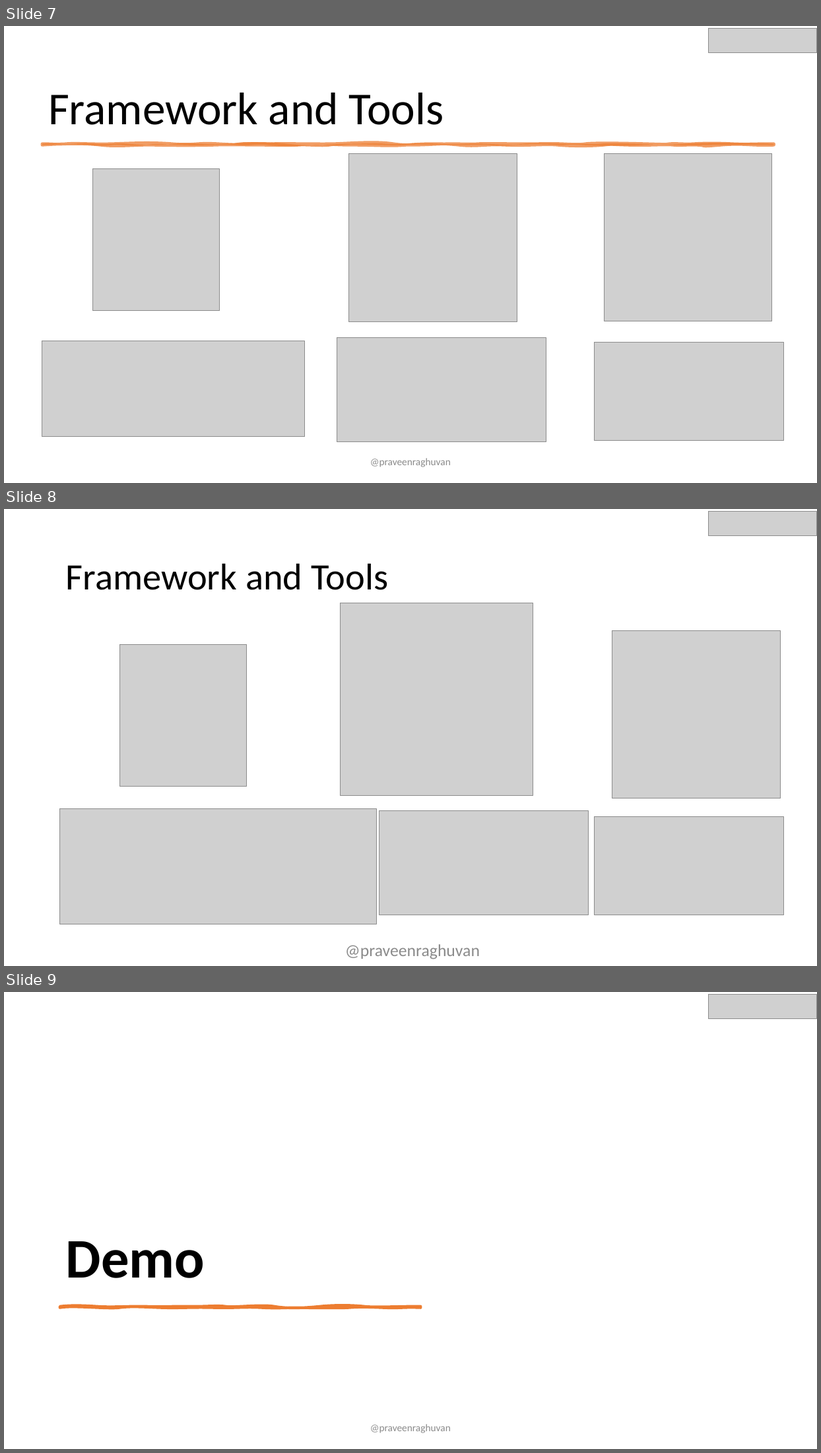
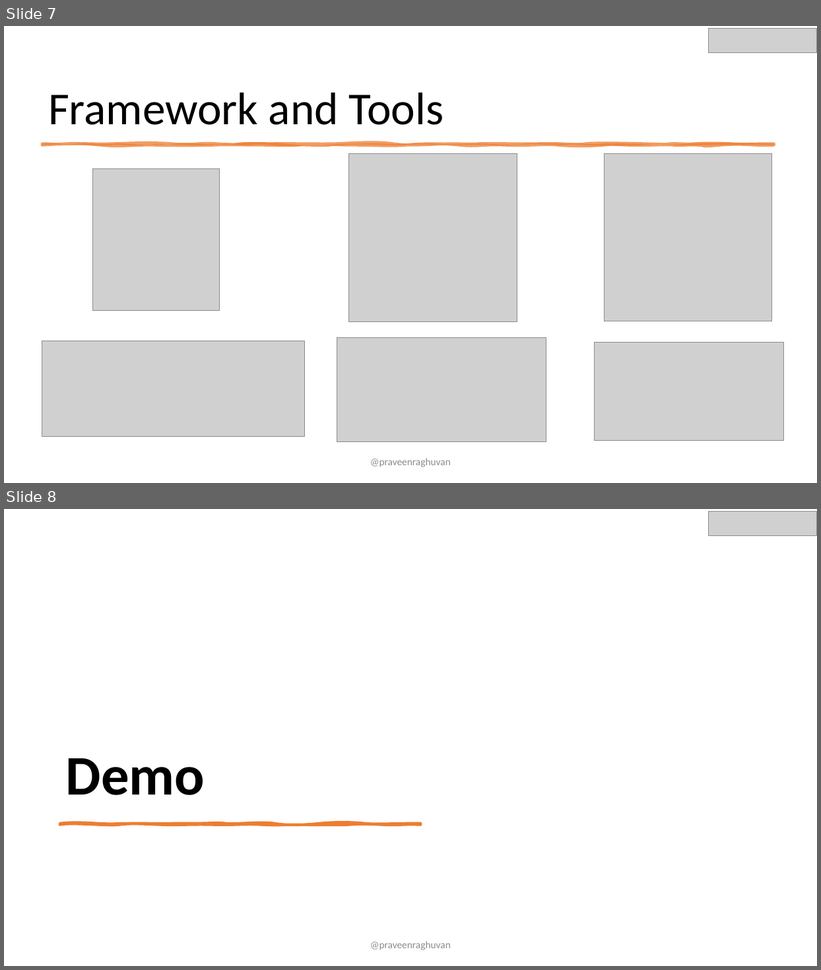
Before and after one commit to praveenraghuvanshi/tech-sessions, a slide deck: 11052024-Sound-Classification-ML.Net-dotnetblr/SoundClassification-dotnetblr.pptx. Shown one above the other, each under a label of ours: slides 7, 8 and 9 before the commit, slides 7 and 8 after it. The pictures are 821x1453 and 821x970 pixels, drawn with LibreOffice and Linux fonts; fonts in the diff are those of the drawing; grey boxes stand for pictures. Boxes give left, top, right and bottom in pixels: in the first picture for what was removed or moved away, otherwise in the second. Text is boxed around its words. In the diff, an @@ line names an element or a change of style, - is before the commit and + after.

```diff
--- a/11052024-Sound-Classification-ML.Net-dotnetblr/SoundClassification-dotnetblr.pptx
+++ b/11052024-Sound-Classification-ML.Net-dotnetblr/SoundClassification-dotnetblr.pptx
@@ slide 8 removed at bbox=[4, 509, 817, 966], background #FFFFFF @@
@@ picture removed at bbox=[708, 512, 817, 536] @@
@@ title removed at bbox=[66, 563, 388, 590] @@
-Framework and Tools
@@ picture removed at bbox=[340, 603, 533, 795] @@
@@ picture removed at bbox=[120, 645, 246, 787] @@
@@ picture removed at bbox=[613, 631, 781, 799] @@
@@ picture removed at bbox=[60, 809, 377, 925] @@
@@ picture removed at bbox=[380, 811, 588, 916] @@
@@ picture removed at bbox=[595, 817, 784, 916] @@
@@ text removed at bbox=[345, 945, 480, 960] @@
-@praveenraghuvan
@@ what was slide 9 is now slide 8 @@
```
Also in this commit, not shown: 3 other files.
